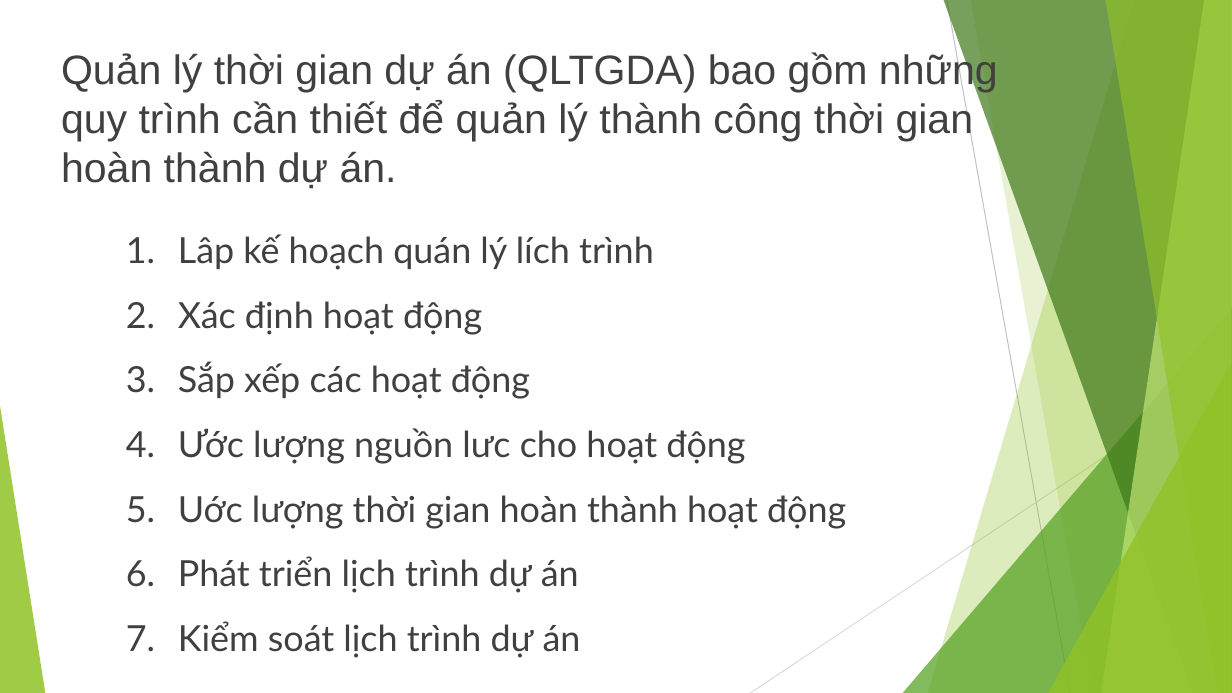
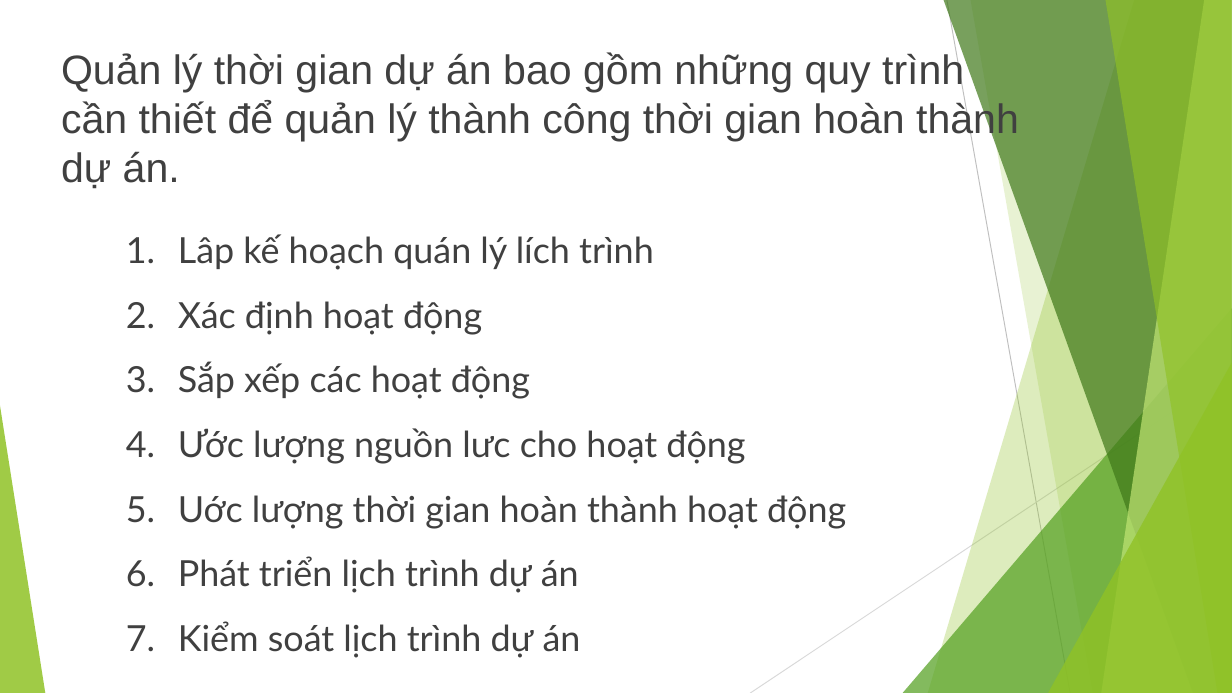
Before and after one commit to leqnam/pmbok-rnl, a slide deck: slide 3 of Bao-cao-QLDA/Nhom-6_SVN.pptx. Drawn at 1232x693 pixels with LibreOffice and Linux fonts; fonts in the diff are those of the drawing. Boxes give left, top, right and bottom in pixels: in the first picture for what was removed or moved away, otherwise in the second. Text is boxed around its words. In the diff, an @@ line names an element or a change of style, - is before the commit and + after.

```diff
--- a/Bao-cao-QLDA/Nhom-6_SVN.pptx
+++ b/Bao-cao-QLDA/Nhom-6_SVN.pptx
@@ text at [61, 51, 1019, 189]: text changed @@
-Quản lý thời gian dự án (QLTGDA) bao gồm những quy trình cần thiết để quản lý thành công thời gian hoàn thành dự án.
+Quản lý thời gian dự án bao gồm những quy trình cần thiết để quản lý thành công thời gian hoàn thành dự án.
```
Also in this commit, not shown: 2 other files.
